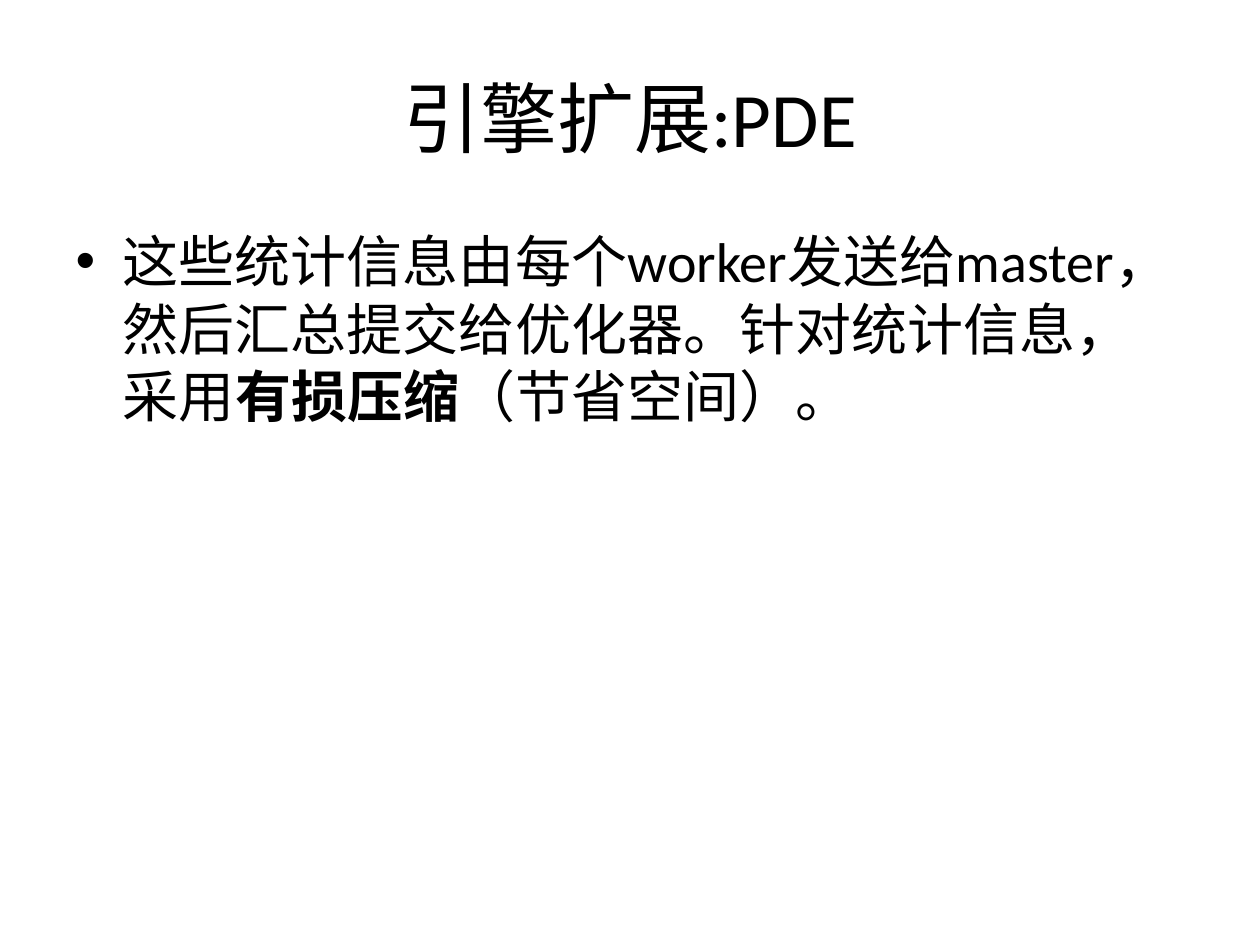
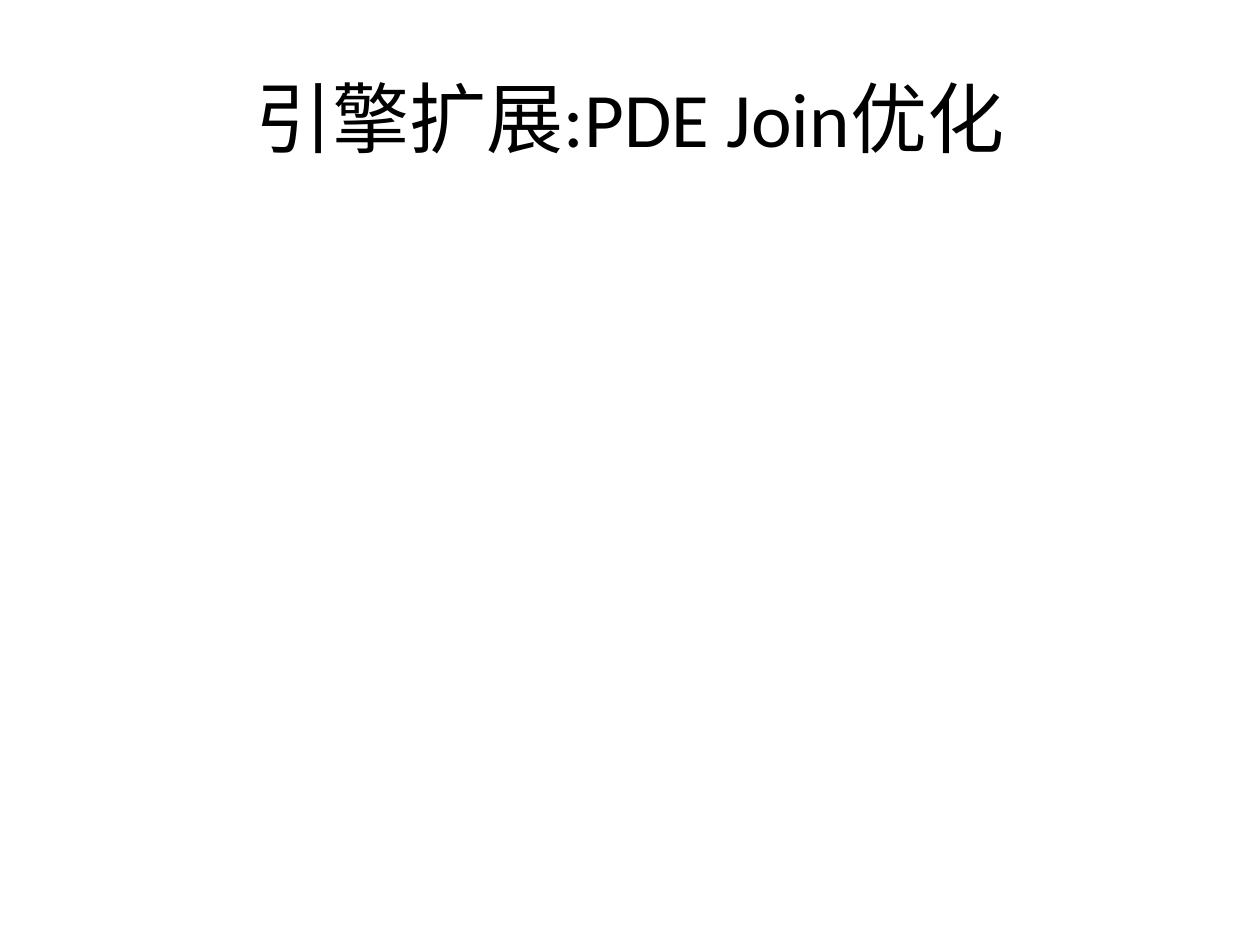
Before and after one commit to wuxingdexian/seminar, a slide deck: slide 7 of shark.pptx. Drawn at 1260x945 pixels with LibreOffice and Linux fonts; fonts in the diff are those of the drawing. Boxes give left, top, right and bottom in pixels: in the first picture for what was removed or moved away, otherwise in the second. Text is boxed around its words. In the diff, an @@ line names an element or a change of style, - is before the commit and + after.

```diff
--- a/shark.pptx
+++ b/shark.pptx
@@ title at bbox=[256, 82, 1005, 154]: text changed @@
-引擎扩展:PDE
+引擎扩展:PDE Join优化
@@ text removed at bbox=[123, 234, 1170, 422] @@
-• 这些统计信息由每个worker发送给master，然后汇总提交给优化器。针对统计信息，采用有损压缩（节省空间）。
```
Also in this commit, not shown: 1 other slide changed, 2 slides added, 1 slide removed, 2 other files.
